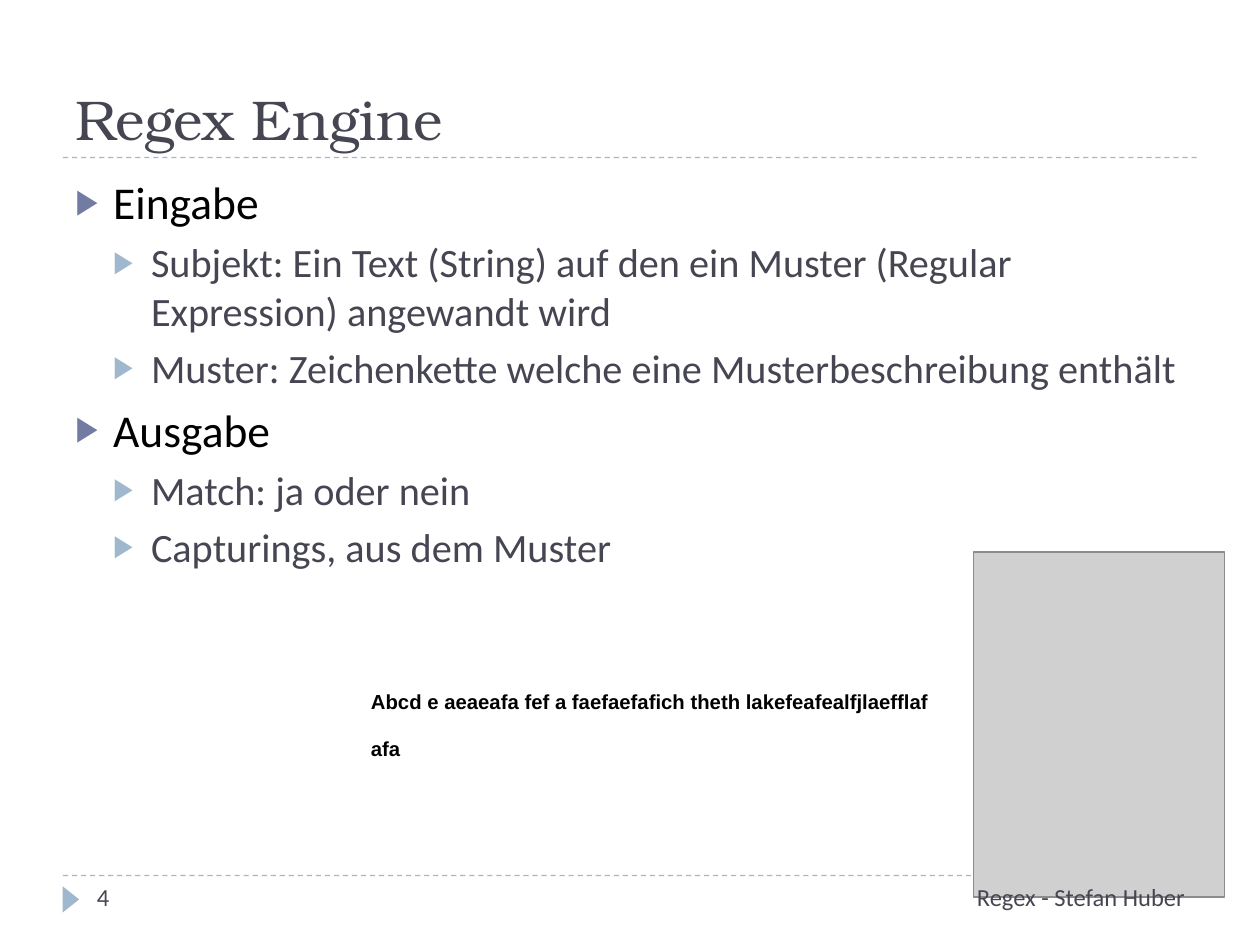
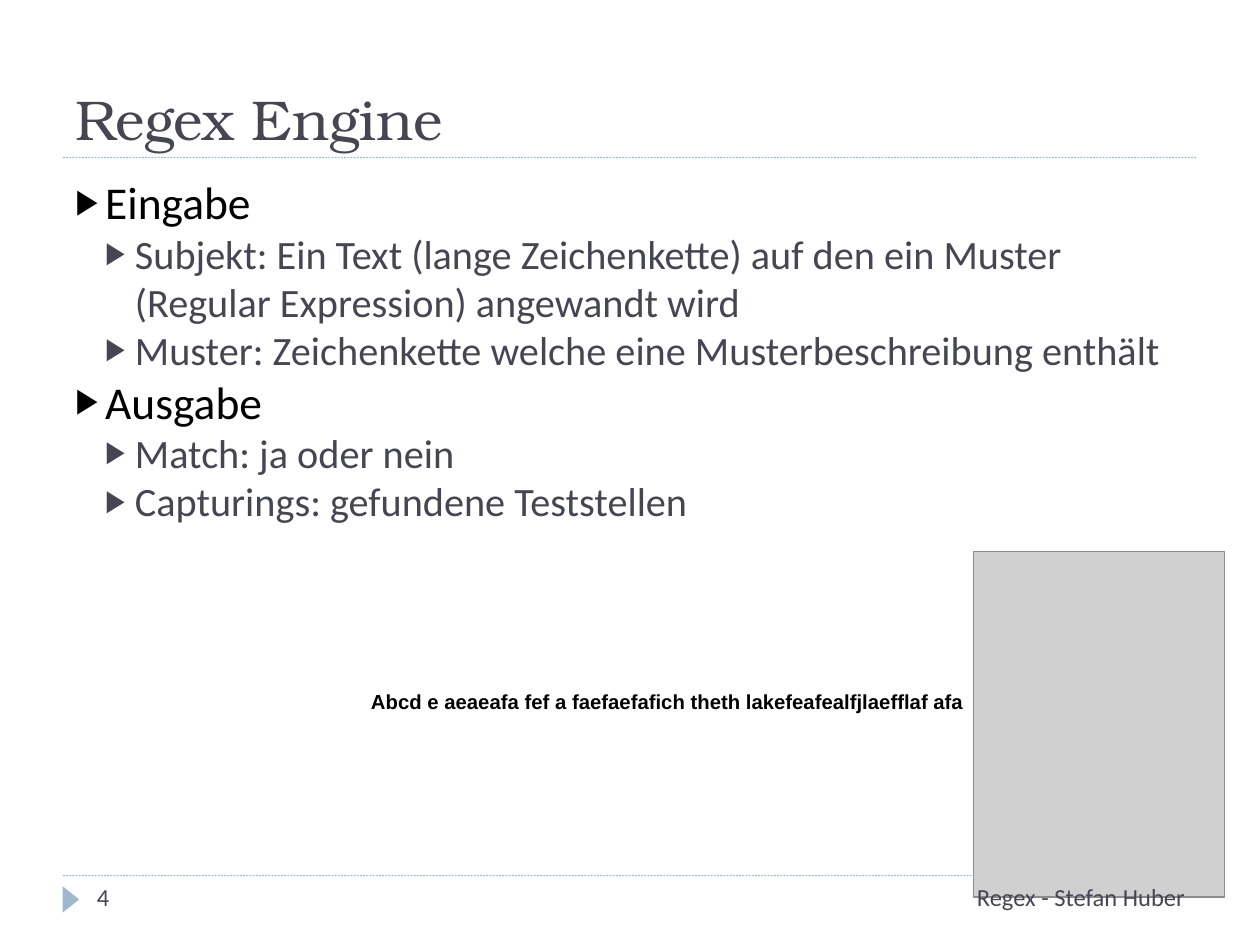
Before and after one commit to stefanhuber/regex-schulung, a slide deck: slide 4 of Regex.pptx. Drawn at 1260x945 pixels with LibreOffice and Linux fonts; fonts in the diff are those of the drawing; grey boxes stand for pictures. Boxes give left, top, right and bottom in pixels: in the first picture for what was removed or moved away, otherwise in the second. Text is boxed around its words. In the diff, an @@ line names an element or a change of style, - is before the commit and + after.

```diff
--- a/Regex.pptx
+++ b/Regex.pptx
@@ line (63, 158) - (1197, 158): stroke #9FB8CD 0.75 pt dashed to #9FB8CD 0.74 pt @@
@@ text at [105, 187, 1159, 475]: indent changed; less space between paragraphs @@
@@ text at [135, 240, 1062, 324]: text changed @@
-  ▶ Subjekt: Ein Text (String) auf den ein Muster (Regular Expression) angewandt wird
+  ▶ Subjekt: Ein Text (lange Zeichenkette) auf den ein Muster (Regular Expression) angewandt wird
@@ text at [135, 488, 687, 523]: text changed @@
-  ▶ Capturings, aus dem Muster
+  ▶ Capturings: gefundene Teststellen
@@ text "Abcd e aeaeafa fef a ..." rewrapped from [371, 694, 928, 757] to [371, 694, 962, 714] @@
@@ line (63, 876) - (1197, 876): stroke #9FB8CD 0.75 pt dashed to #9FB8CD 0.74 pt @@
```
Also in this commit, not shown: 20 other slides changed, 1 other file.
